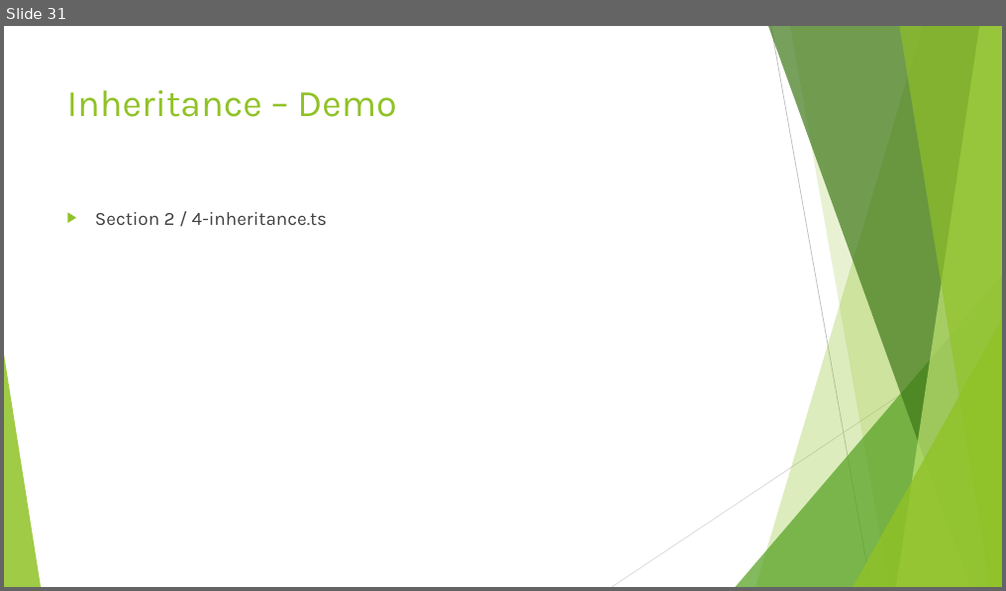
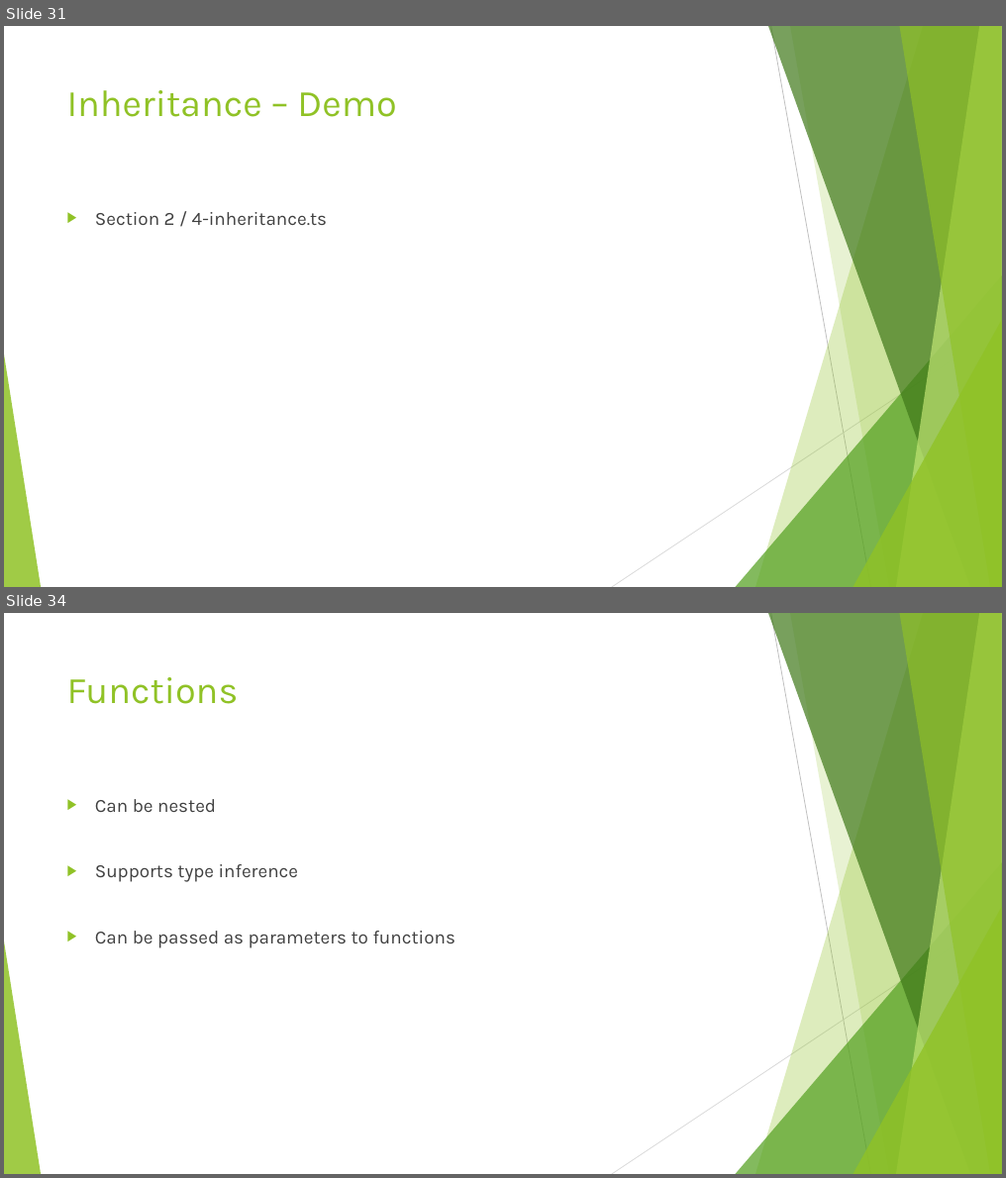
Before and after one commit to dflor003/typescript-fundamentals, a slide deck: Presentation/TypeScriptFundamentals.pptx. Shown one above the other, each under a label of ours: slide 31 before the commit, slides 31 and 34 after it; the slides between them are not shown. The pictures are 1006x591 and 1006x1178 pixels, drawn with LibreOffice and Linux fonts; fonts in the diff are those of the drawing. Boxes give left, top, right and bottom in pixels: in the first picture for what was removed or moved away, otherwise in the second. Text is boxed around its words. In the diff, an @@ line names an element or a change of style, - is before the commit and + after.

```diff
--- a/Presentation/TypeScriptFundamentals.pptx
+++ b/Presentation/TypeScriptFundamentals.pptx
@@ slide 34 added at <box>4,613,1002,1174</box>, background #FFFFFF; not listed: 10 template elements that a slide beside it also shows @@
@@ title added at <box>67,677,239,704</box>, 36 pt, text #90C226 @@
+Functions
@@ text added at <box>95,799,455,949</box>, 18 pt, text #404040 @@
+▶ Can be nested
+▶ Supports type inference
+▶ Can be passed as parameters to functions
```
Also in this commit, not shown: 13 other slides added, 16 other files.
